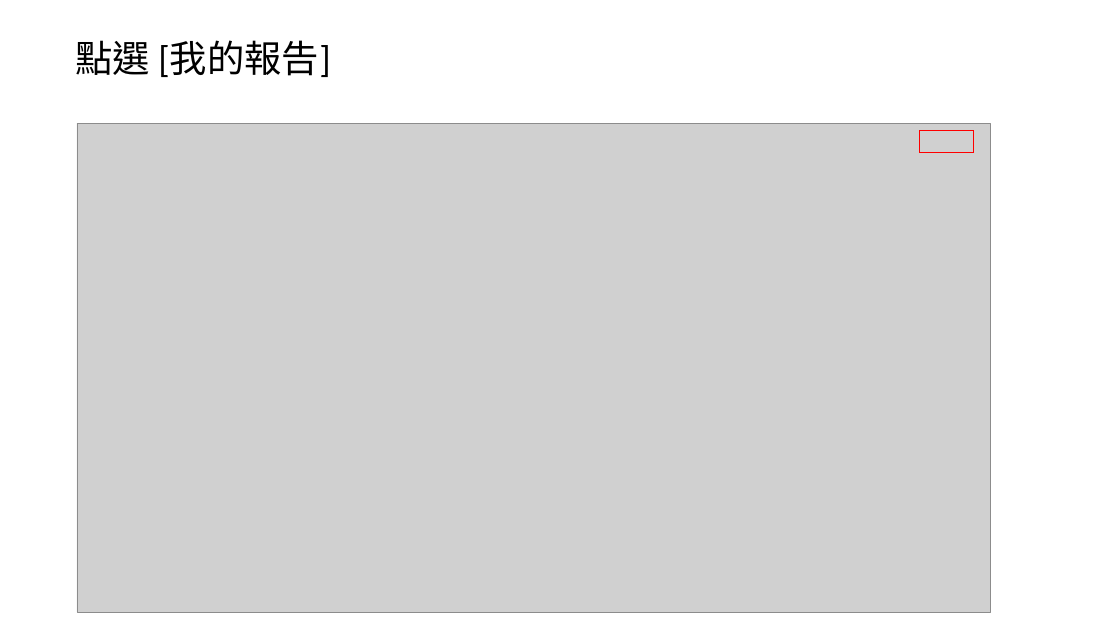
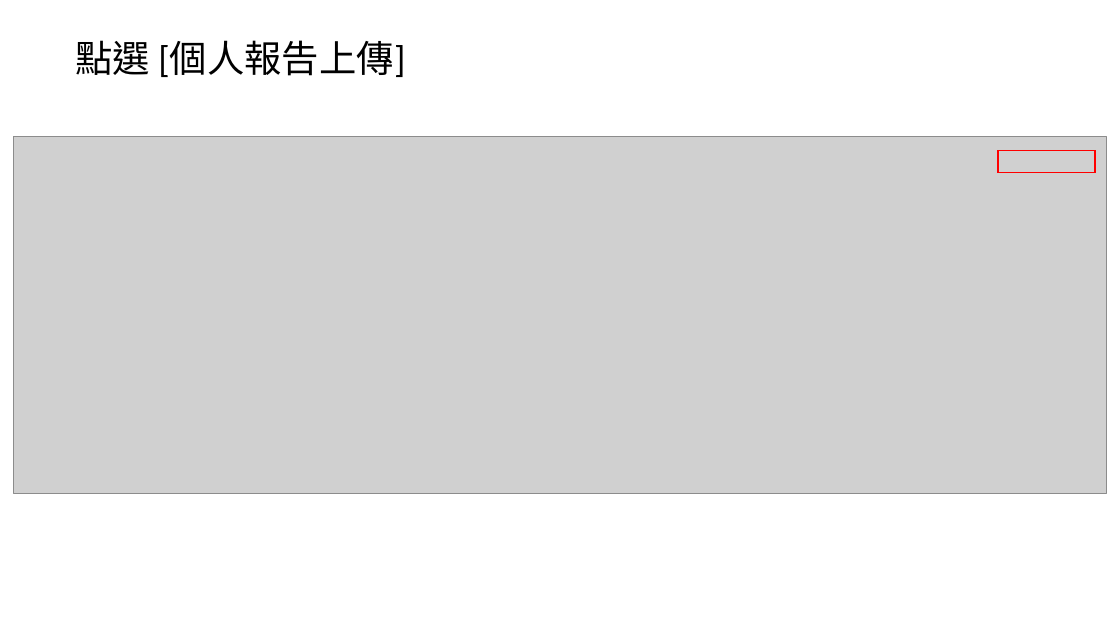
Before and after one commit to fabian415/syncboard, a slide deck: slide 4 of SyncBoard 使用說明文件.pptx (slide 3 before the commit). Drawn at 1120x630 pixels with LibreOffice and Linux fonts; fonts in the diff are those of the drawing; grey boxes stand for pictures. Boxes give left, top, right and bottom in pixels: in the first picture for what was removed or moved away, otherwise in the second. Text is boxed around its words. In the diff, an @@ line names an element or a change of style, - is before the commit and + after.

```diff
--- a/SyncBoard 使用說明文件.pptx
+++ b/SyncBoard 使用說明文件.pptx
@@ text at (75, 40, 405, 77): text changed @@
-點選 [我的報告]
+點選 [個人報告上傳]
@@ picture: place and size @@
-picture at (77, 124, 991, 613)
+picture at (14, 137, 1107, 493)
@@ rectangle: place and size @@
-rectangle at (920, 131, 975, 152)
+rectangle at (998, 150, 1096, 172)
```
Also in this commit, not shown: 5 other slides changed, 16 slides added, 1 slide removed, 2 other files.
